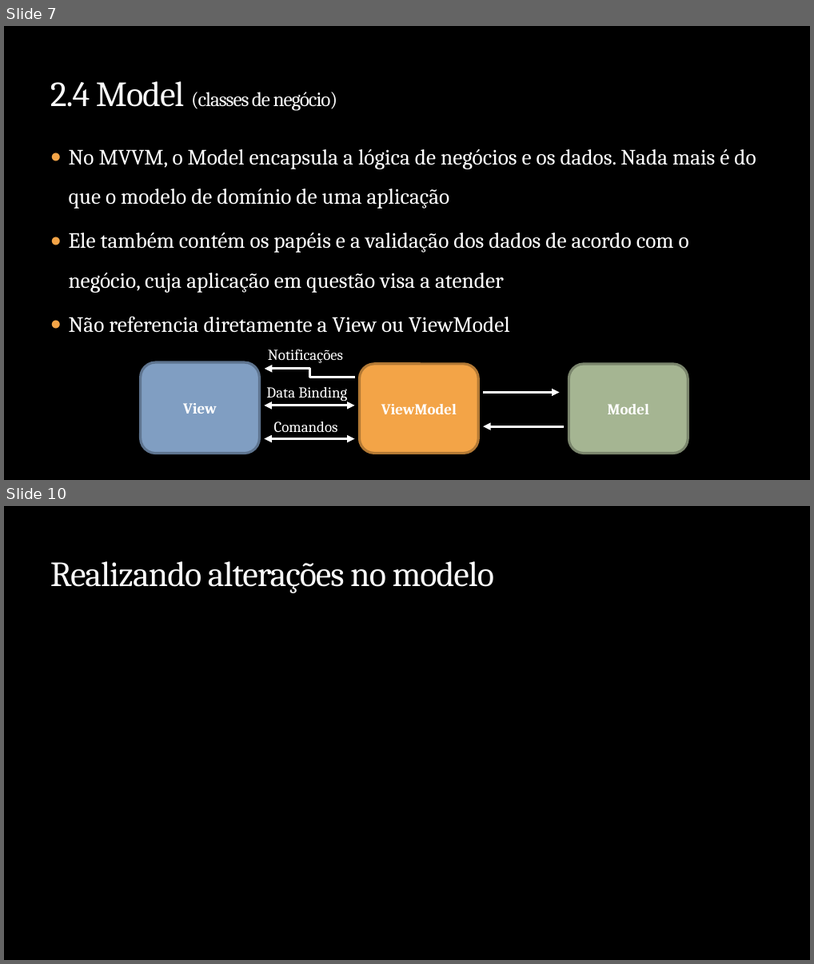
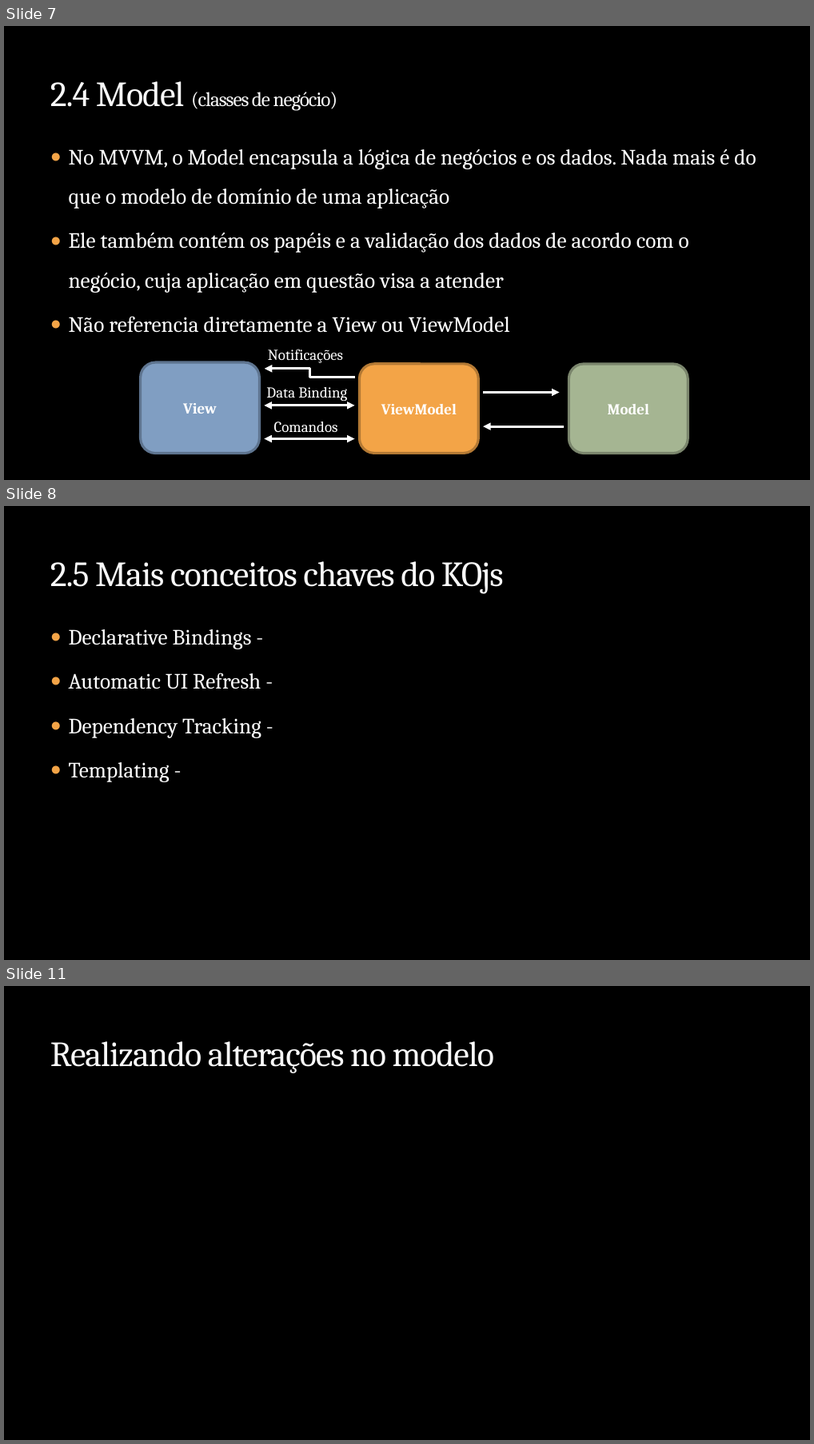
Before and after one commit to rodrigolessa/Sample.Kadastro.Knockout, a slide deck: Apresentacao.Knockout.JS/Knockout.JS.2014.04.pptx. Shown one above the other, each under a label of ours: slides 7 and 10 before the commit, slides 7, 8 and 11 after it; the slides between them are not shown. The pictures are 814x964 and 814x1444 pixels, drawn with LibreOffice and Linux fonts; fonts in the diff are those of the drawing; background and template pictures are left out. Boxes give left, top, right and bottom in pixels: in the first picture for what was removed or moved away, otherwise in the second. Text is boxed around its words. In the diff, an @@ line names an element or a change of style, - is before the commit and + after.

```diff
--- a/Apresentacao.Knockout.JS/Knockout.JS.2014.04.pptx
+++ b/Apresentacao.Knockout.JS/Knockout.JS.2014.04.pptx
@@ slide 8 added at (4, 506, 810, 960), background picture (left out) @@
@@ title added at (50, 561, 504, 594), 42 pt, text #F9F9F9 @@
+2.5 Mais conceitos chaves do KOjs
@@ text added at (69, 629, 262, 782), 26 pt, text #FFFFFF @@
+● Declarative Bindings -
+● Automatic UI Refresh -
+● Dependency Tracking -
+● Templating -
@@ what was slide 10 is now slide 11 @@
```
Also in this commit, not shown: 2 slides changed, 1 other slide added, 1 slide removed, 1 other file.
